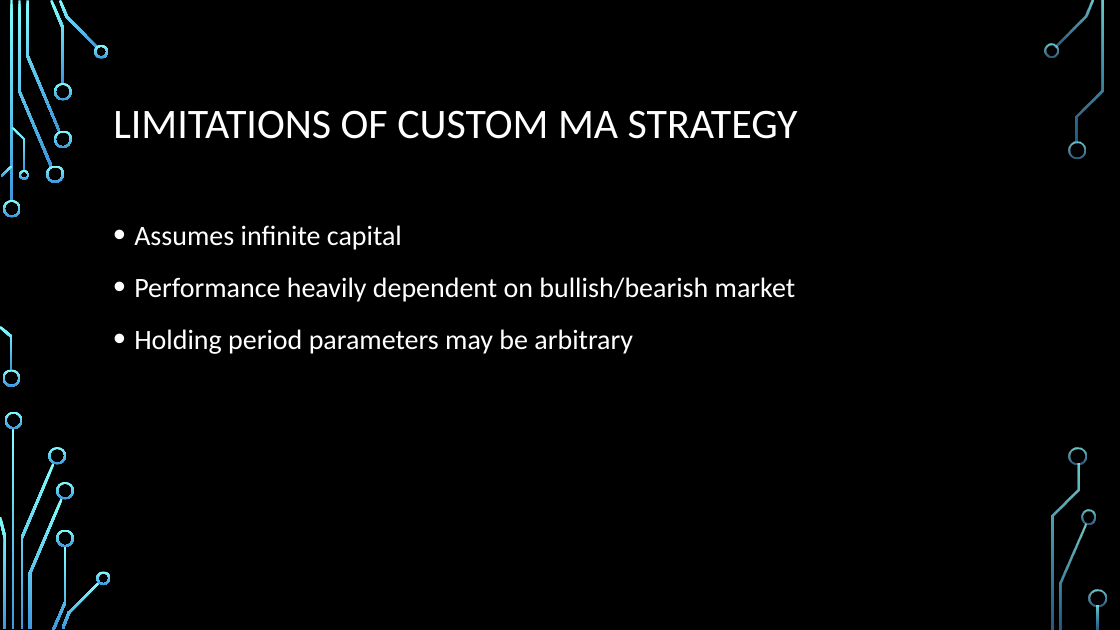
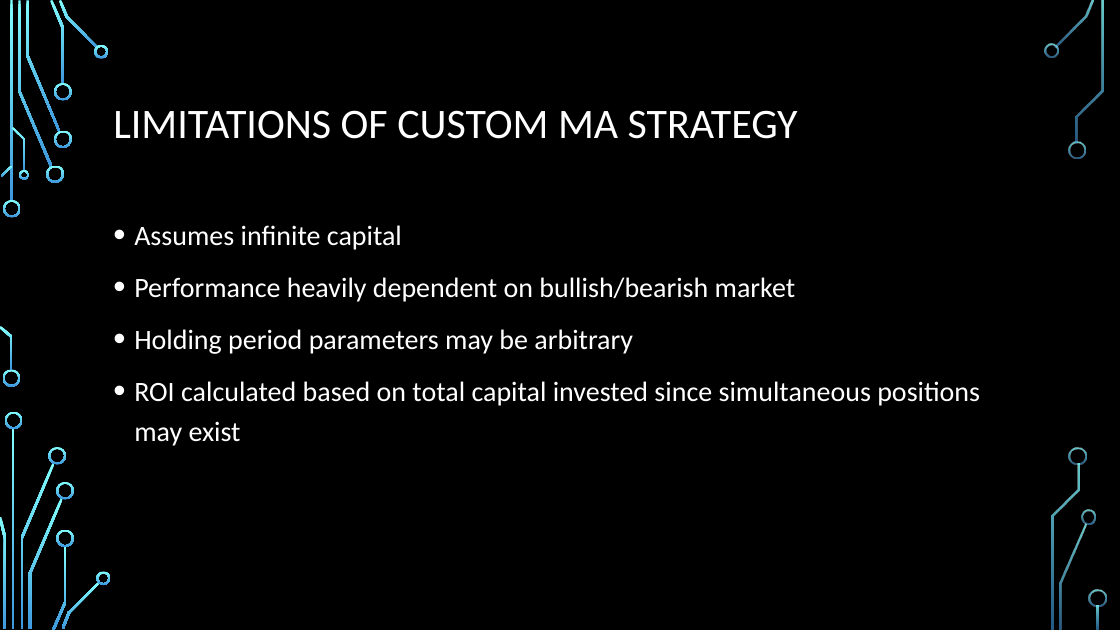
Before and after one commit to KesselRunSmuggler/Group_A_Allstarz, a slide deck: slide 6 of Project_2_Simon.pptx. Drawn at 1120x630 pixels with LibreOffice and Linux fonts; fonts in the diff are those of the drawing; background and template pictures are left out. Boxes give left, top, right and bottom in pixels: in the first picture for what was removed or moved away, otherwise in the second. Text is boxed around its words. In the diff, an @@ line names an element or a change of style, - is before the commit and + after.

```diff
--- a/Project_2_Simon.pptx
+++ b/Project_2_Simon.pptx
@@ text at <box>134,381,980,446</box>: paragraph added @@
+• ROI calculated based on total capital invested since simultaneous positions may exist
```
Also in this commit, not shown: 1 slide added.
